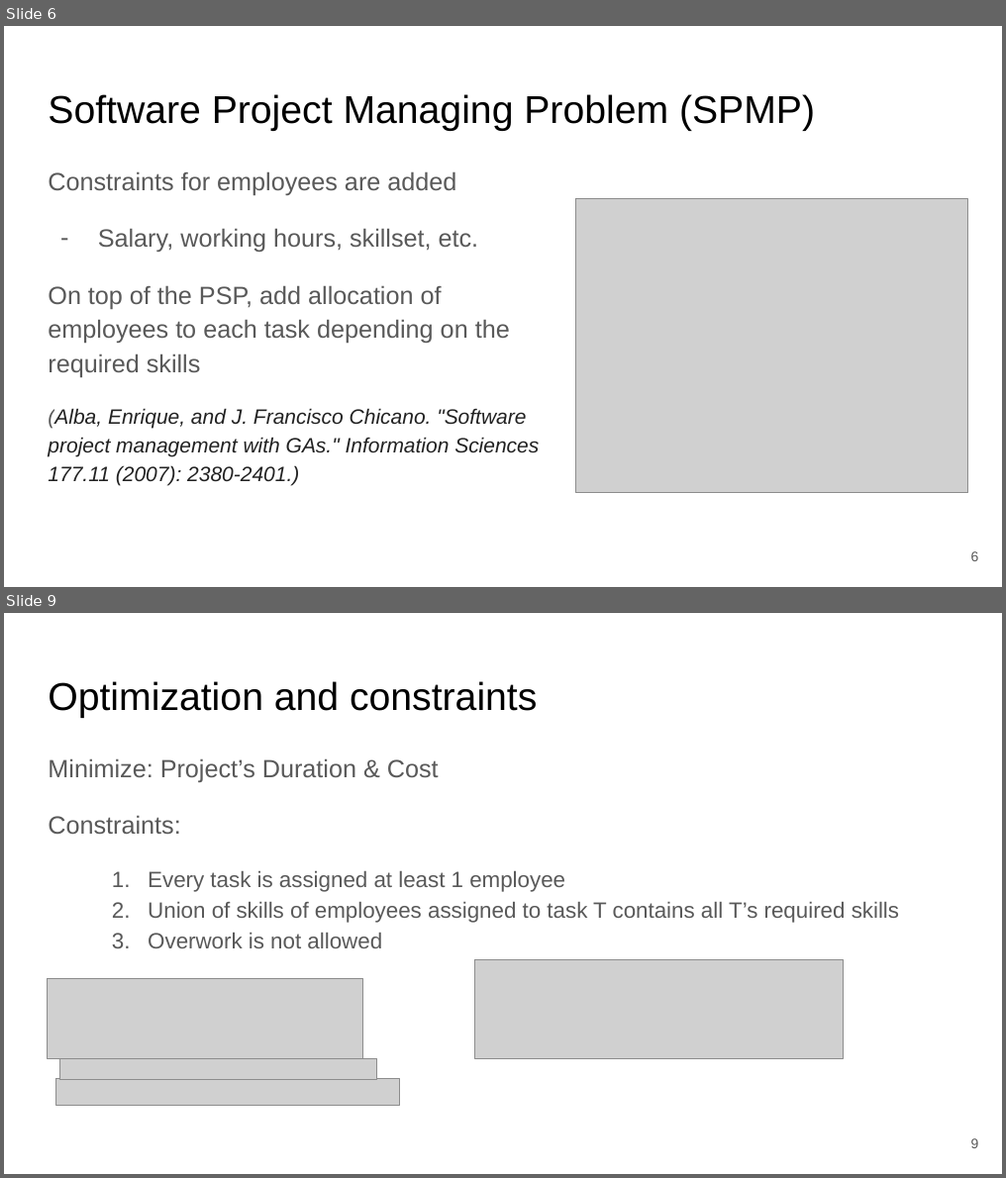
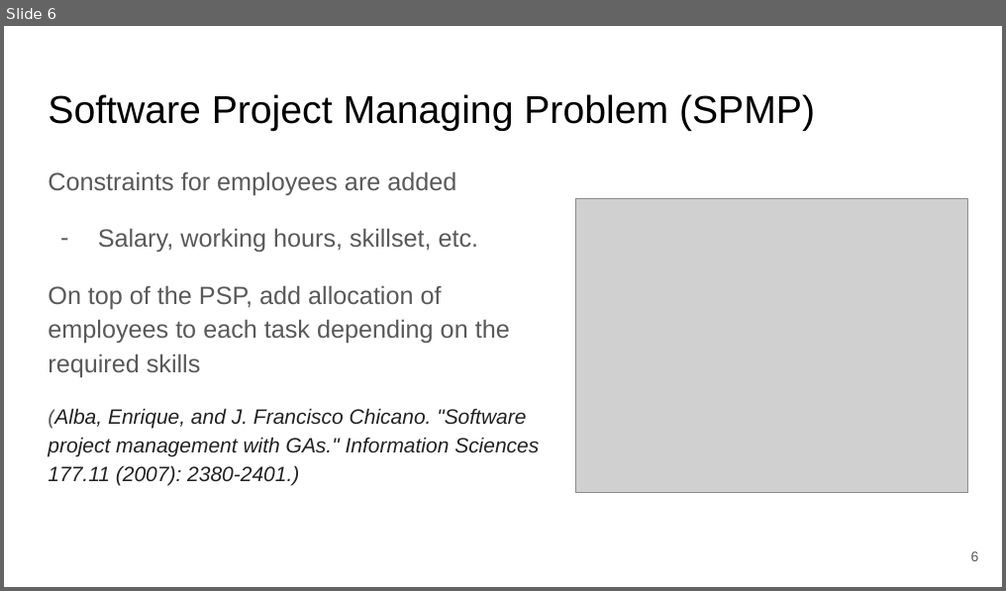
Before and after one commit to hhosu107/SBSE, a slide deck: Courseworks/Paper Reading Slide preparation/Ant Colony Optimization for SW Project Scheduling and Staffing with an Event-Based Scheduler.pptx. Shown one above the other, each under a label of ours: slides 6 and 9 before the commit, slide 6 after it; the slides between them are not shown. The pictures are 1006x1178 and 1006x591 pixels, drawn with LibreOffice and Linux fonts; fonts in the diff are those of the drawing; grey boxes stand for pictures. Boxes give left, top, right and bottom in pixels: in the first picture for what was removed or moved away, otherwise in the second. Text is boxed around its words. In the diff, an @@ line names an element or a change of style, - is before the commit and + after.

```diff
--- a/Courseworks/Paper Reading Slide preparation/Ant Colony Optimization for SW Project Scheduling and Staffing with an Event-Based Scheduler.pptx
+++ b/Courseworks/Paper Reading Slide preparation/Ant Colony Optimization for SW Project Scheduling and Staffing with an Event-Based Scheduler.pptx
@@ slide 9 removed at bbox=[4, 613, 1002, 1174], background #FFFFFF @@
@@ title removed at bbox=[48, 681, 537, 718] @@
-Optimization and constraints
@@ text removed at bbox=[48, 759, 899, 949] @@
-Minimize: Project’s Duration & Cost
-Constraints:
-1. Every task is assigned at least 1 employee
-2. Union of skills of employees assigned to task T contains all T’s required skills
-3. Overwork is not allowed
@@ picture removed at bbox=[474, 959, 844, 1059] @@
@@ picture removed at bbox=[47, 979, 362, 1059] @@
@@ picture removed at bbox=[55, 1079, 399, 1106] @@
@@ picture removed at bbox=[59, 1059, 377, 1080] @@
@@ page number removed at bbox=[971, 1139, 979, 1149] @@
-9
```
Also in this commit, not shown: 4 slides changed, 12 slides added, 6 other slides removed, 1 other file.
